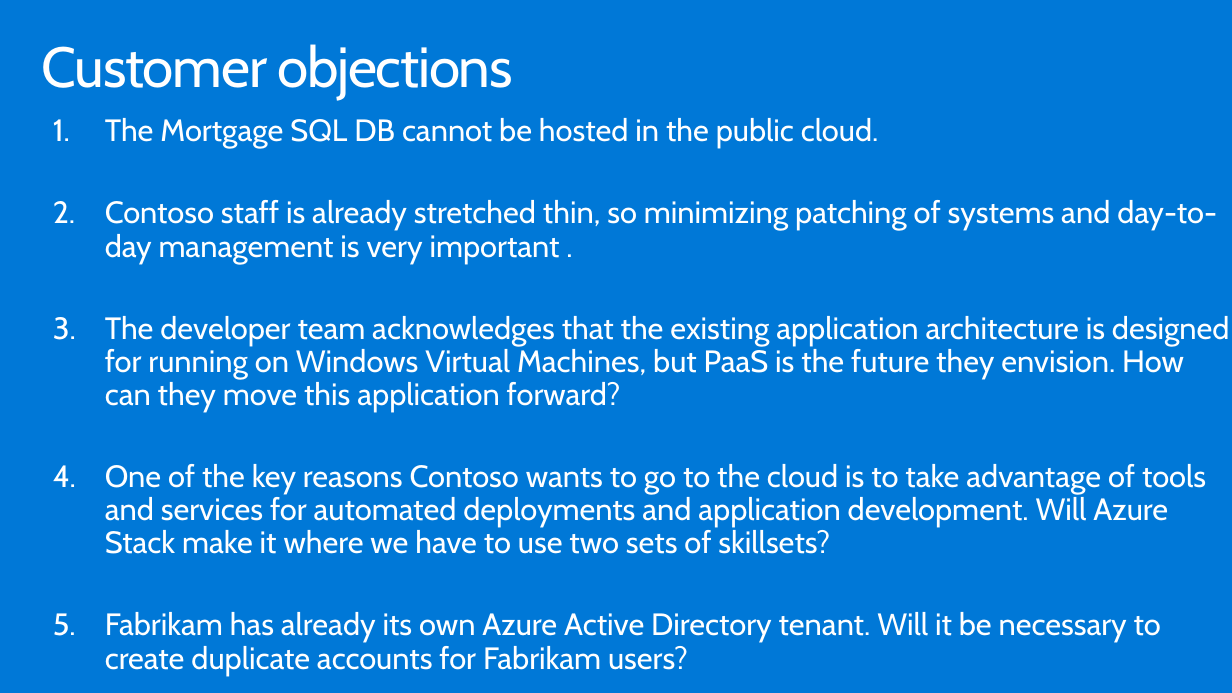
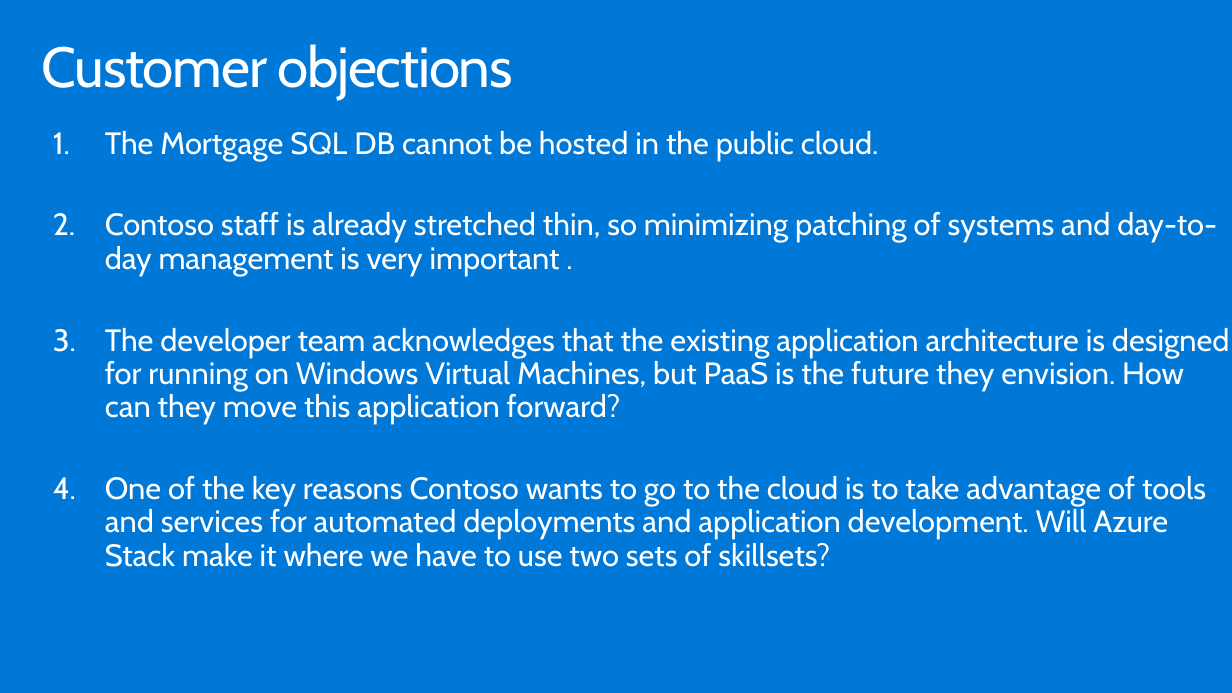
Before and after one commit to Microsoft/MCW-Azure-Stack, a slide deck: slide 12 of Whiteboard design session/WDS trainer presentation - Azure Stack.pptx (slide 15 before the commit). Drawn at 1232x693 pixels with LibreOffice and Linux fonts; fonts in the diff are those of the drawing. Boxes give left, top, right and bottom in pixels: in the first picture for what was removed or moved away, otherwise in the second. Text is boxed around its words. In the diff, an @@ line names an element or a change of style, - is before the commit and + after.

```diff
--- a/Whiteboard design session/WDS trainer presentation - Azure Stack.pptx
+++ b/Whiteboard design session/WDS trainer presentation - Azure Stack.pptx
@@ text "The Mortgage SQL DB cannot ...": place and size @@
-text "The Mortgage SQL DB cannot ..." at [105, 118, 1230, 675]
+text "The Mortgage SQL DB cannot ..." at [105, 131, 1230, 567]
@@ text at [105, 612, 1161, 675]: paragraph removed @@
-5. Fabrikam has already its own Azure Active Directory tenant. Will it be necessary to create duplicate accounts for Fabrikam users?
```
Also in this commit, not shown: 5 other slides changed, 5 slides removed, 44 other files.
